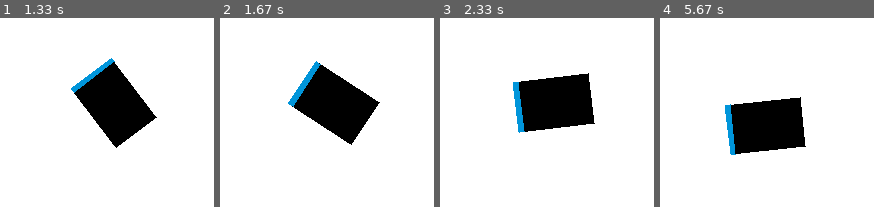
Above: before the commit, frames 1-4 (left to right).
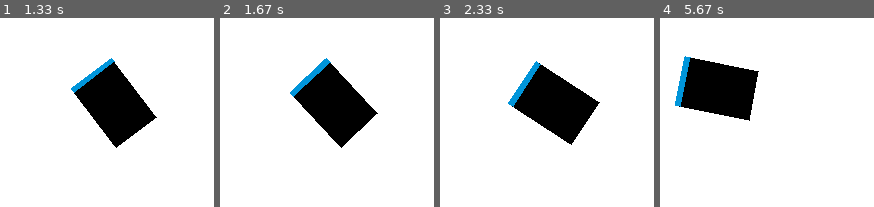
Above: after the commit, the same moments.

Repository: Wooyceps/mobile-robot-pygame-simulation
Game: pygame game, started from main.py
The game is run twice, just before and just after one commit, with the same random seed, the same clock (stepped at 60 frames per second) and the same inputs.
Inputs (mouse positions are in pixels of both pictures, inside the frame that each line leads up to):
- Up to frame 1 (1.33 s): click (113, 103) at 0.38 s; click (81, 125) at 0.72 s
- Up to frame 2 (1.67 s): click (outside the picture) at 1.55 s
- Up to frame 3 (2.33 s): click (559, 135) at 1.88 s
- Up to frame 4 (5.67 s): click (outside the picture) at 2.55 s; click (outside the picture) at 2.88 s; hold Up 3.17-3.47 s; hold Right 3.5-3.97 s; hold Left 4-4.53 s; hold Down 4.57-4.87 s; hold Left 4.9-5.3 s; hold Up from 5.33 s (still down)

Frame 1 is identical in both runs. In frame 2, 2.3% of the frame differs, in the area x 31-75%, y 21-69%; in frame 3, 4.3%; in frame 4, 17%, in the area x 7-69%, y 20-73%.

Commit message:
implemented rotating towards target in the shorter way

Diff:
--- a/AMR.py
+++ b/AMR.py
@@ -102,9 +102,9 @@
         if target_angle_rad < 0:
             target_angle_rad += 2 * math.pi
         angle_diff_rad = target_angle_rad - self.angle_rad # angular distance to cover
-        print(f"target_angle = {round(target_angle_rad * 180 / math.pi, 2)}, angle_diff = {round(angle_diff_rad * 180 / math.pi, 2)}")
-        if abs(angle_diff_rad * 180/math.pi) > 1:
-            if angle_diff_rad > 0:
+        print(f"target_angle = {round(target_angle_rad * 180 / math.pi, 2)}, angle_diff = {round(abs(angle_diff_rad) * 180 / math.pi, 2)}")
+        if abs(angle_diff_rad) * 180/math.pi > 1:   # if remaining angle to cover is more than 1 degree
+            if angle_diff_rad < - math.pi or (0 < angle_diff_rad < math.pi):
                 self.rotate(1)
             else:
                 self.rotate(-1)
